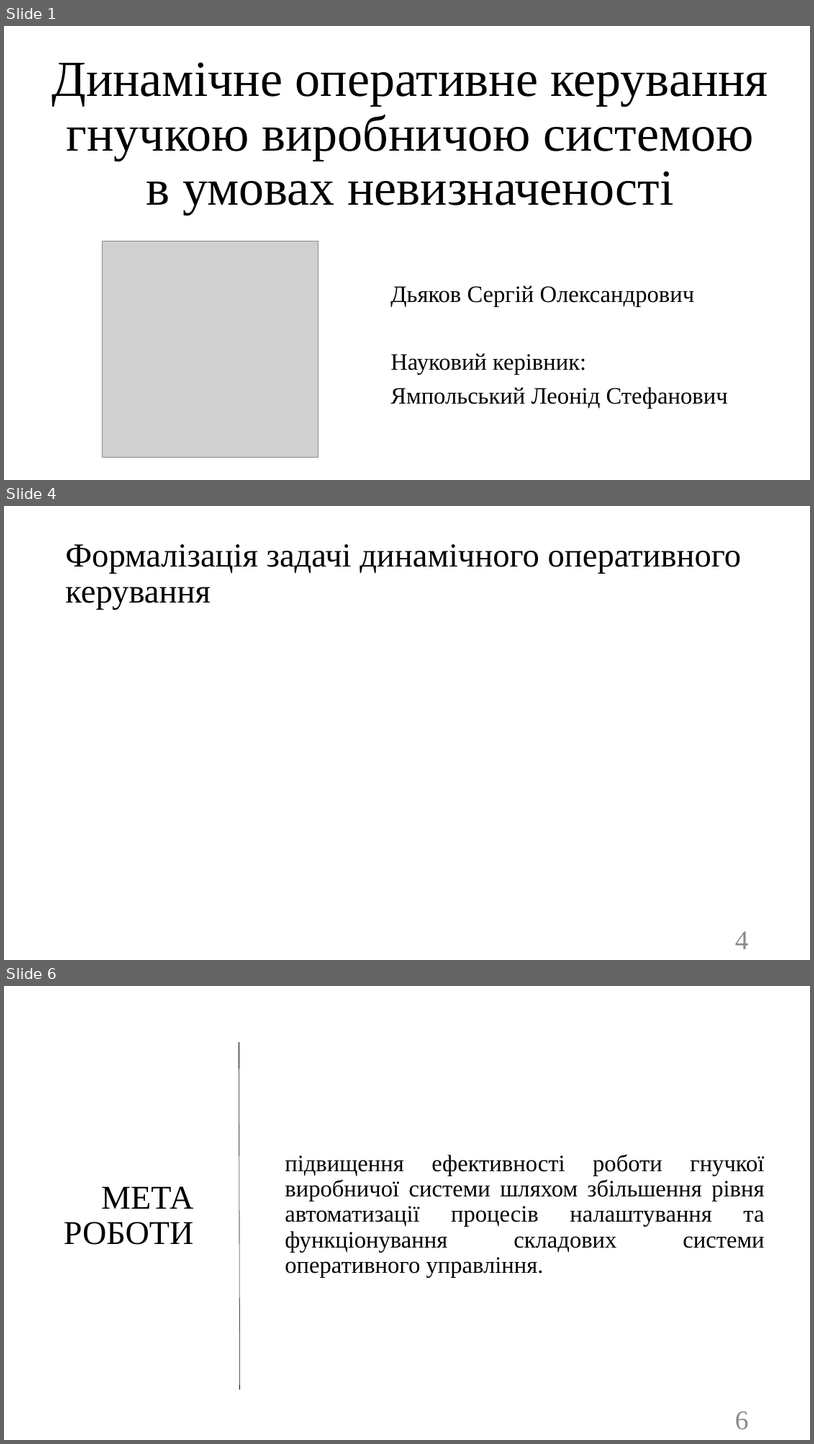
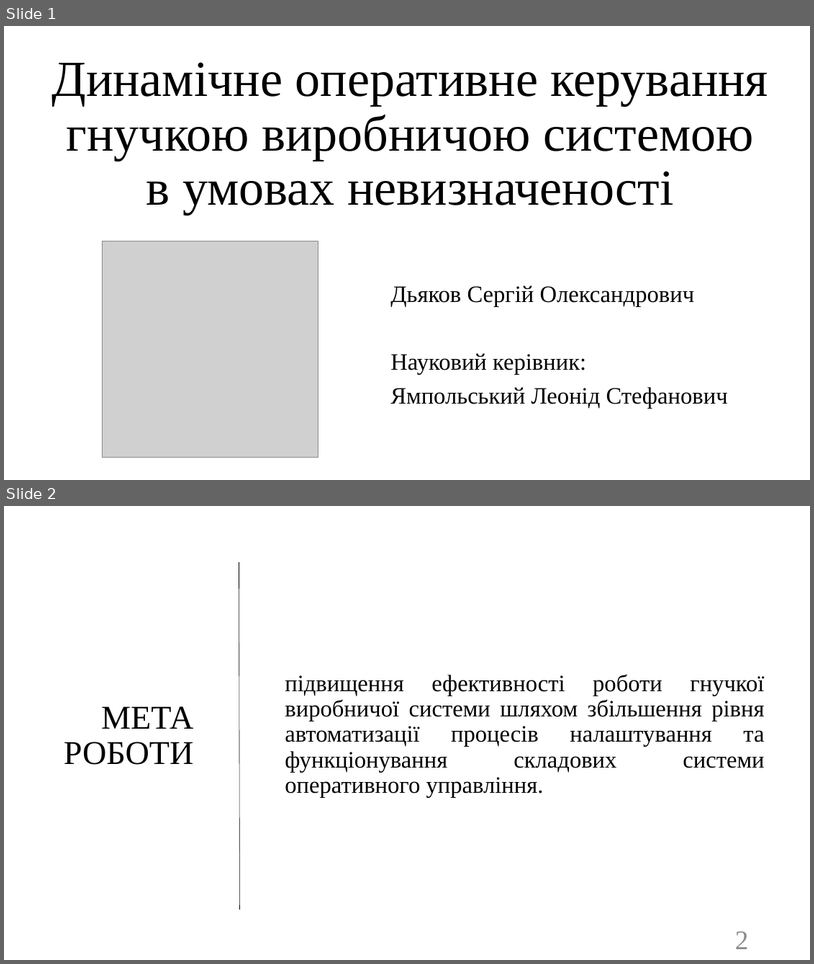
Before and after one commit to SPS-ik/diss, a slide deck: !pres.pptx. Shown one above the other, each under a label of ours: slides 1, 4 and 6 before the commit, slides 1 and 2 after it; the slides between them are not shown. The pictures are 814x1444 and 814x964 pixels, drawn with LibreOffice and Linux fonts; fonts in the diff are those of the drawing; grey boxes stand for pictures. Boxes give left, top, right and bottom in pixels: in the first picture for what was removed or moved away, otherwise in the second. Text is boxed around its words. In the diff, an @@ line names an element or a change of style, - is before the commit and + after.

```diff
--- a/!pres.pptx
+++ b/!pres.pptx
@@ slide 4 removed at (4, 506, 810, 960), background #FFFFFF @@
@@ title removed at (65, 544, 742, 610) @@
-Формалізація задачі динамічного оперативного керування
@@ page number removed at (736, 931, 749, 949) @@
-4
@@ what was slide 6 is now slide 2 @@
@@ page number at (736, 931, 749, 949): text changed @@
-6
+2
```
Also in this commit, not shown: 12 slides changed, 2 slides added, 1 other slide removed, 5 other files.
